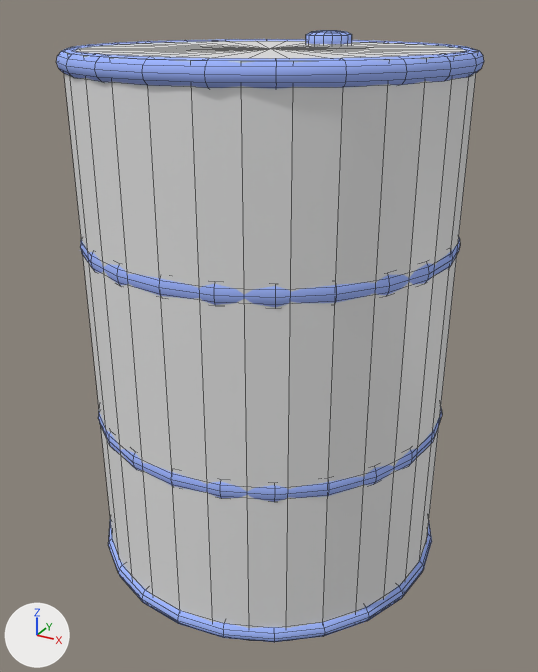
What one commit did to the Blender file props/fuel_can/fuel_can.blend.
Both versions are drawn from a 50 mm lens placed at (0.695, -1.268, 0.581), pointed at (0.008, -0.018, -0.044). Every picture has the same lights, and +X, +Y and +Z are marked at lower left. Mesh edges are drawn as thin lines.

Script lines for the objects in view, before the commit:
```python
me_cylinder = bpy.data.meshes.new('Cylinder')
me_cylinder.from_pydata(...)  # a 32-sided cylinder along z spanning x -0.365..0.365, y -0.365..0.365, z -0.525..0.525
me_fuel_can = bpy.data.meshes.new('fuel_can')
me_fuel_can.from_pydata(...)  # 1097 vertices, 1061 faces; spans x -0.376..0.376, y -0.376..0.376, z 0.0..1.077
me_fuel_can.polygons.foreach_set('use_smooth', [True] * 1061)
me_fuel_can.materials.append(mat_fuel_can)  # its picture is missing
ob_cylinder = bpy.data.objects.new('Cylinder', me_cylinder)
ob_cylinder.location = (0.0, 0.0, -0.01)
ob_mesh = bpy.data.objects.new('Mesh', me_fuel_can)
ob_mesh.location = (0.0, 0.0, -0.538)
```
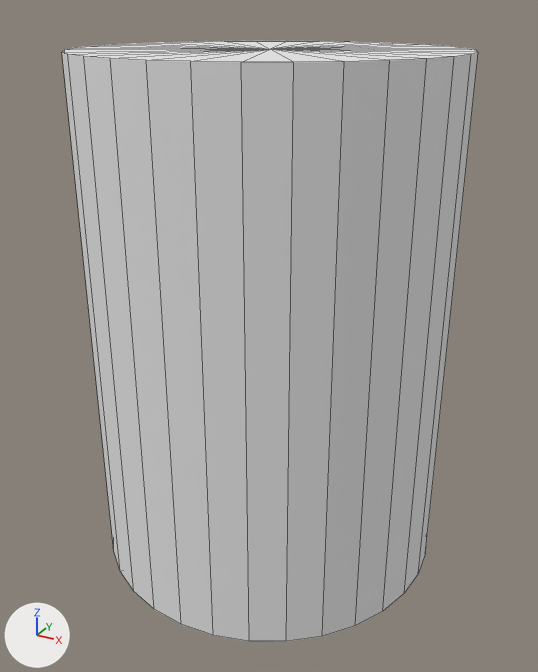
The newer file is also turned or shifted as a whole; pictures and numbers use the older file's frame.

Where the change shows, as pixel boxes (x1, y1, x2, y2) in the pictures (538 x 672 px):
'Mesh', hidden (blue)
    before: (56, 30, 484, 642)

Edits to the bpy script that builds the scene:
```text
Change ob_mesh:
    add ob_mesh.hide_set(True)  # its collection is switched off
```
